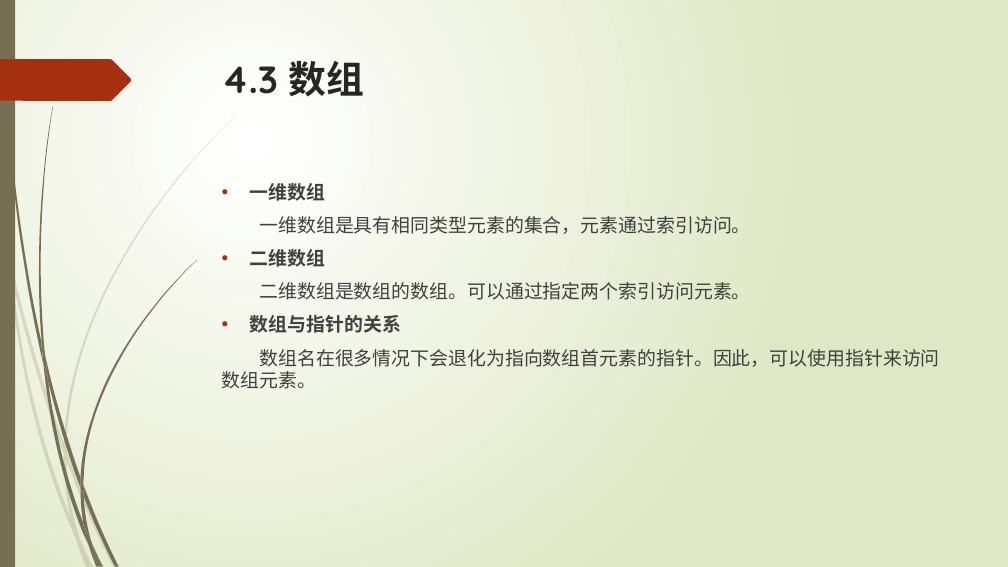
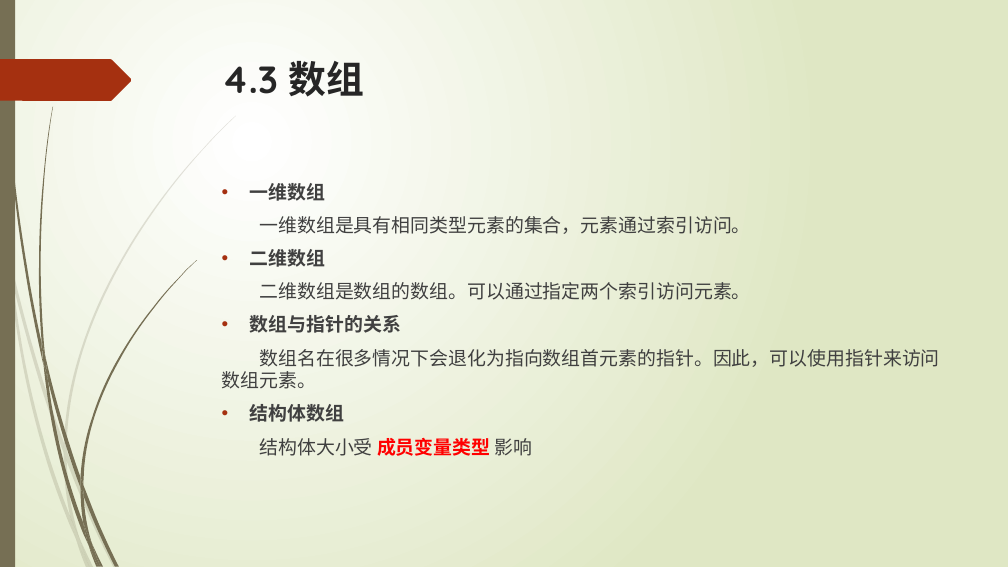
Before and after one commit to liuty2006/learn, a slide deck: slide 47 of learn_cpp/docs/C++语言培训.pptx. Drawn at 1008x567 pixels with LibreOffice and Linux fonts; fonts in the diff are those of the drawing. Boxes give left, top, right and bottom in pixels: in the first picture for what was removed or moved away, otherwise in the second. Text is boxed around its words. In the diff, an @@ line names an element or a change of style, - is before the commit and + after.

```diff
--- a/learn_cpp/docs/C++语言培训.pptx
+++ b/learn_cpp/docs/C++语言培训.pptx
@@ text at (x1=250, y1=404, x2=533, y2=456): paragraphs added @@
+• 结构体数组
+结构体大小受 成员变量类型 影响
```
Also in this commit, not shown: 1 other slide changed, 1 slide added, 4 other files.
